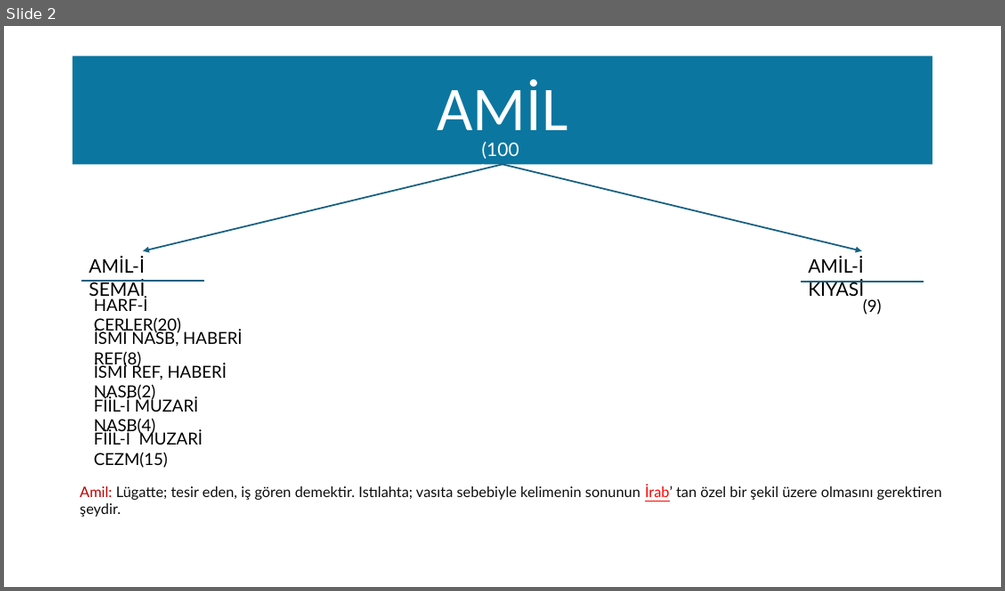
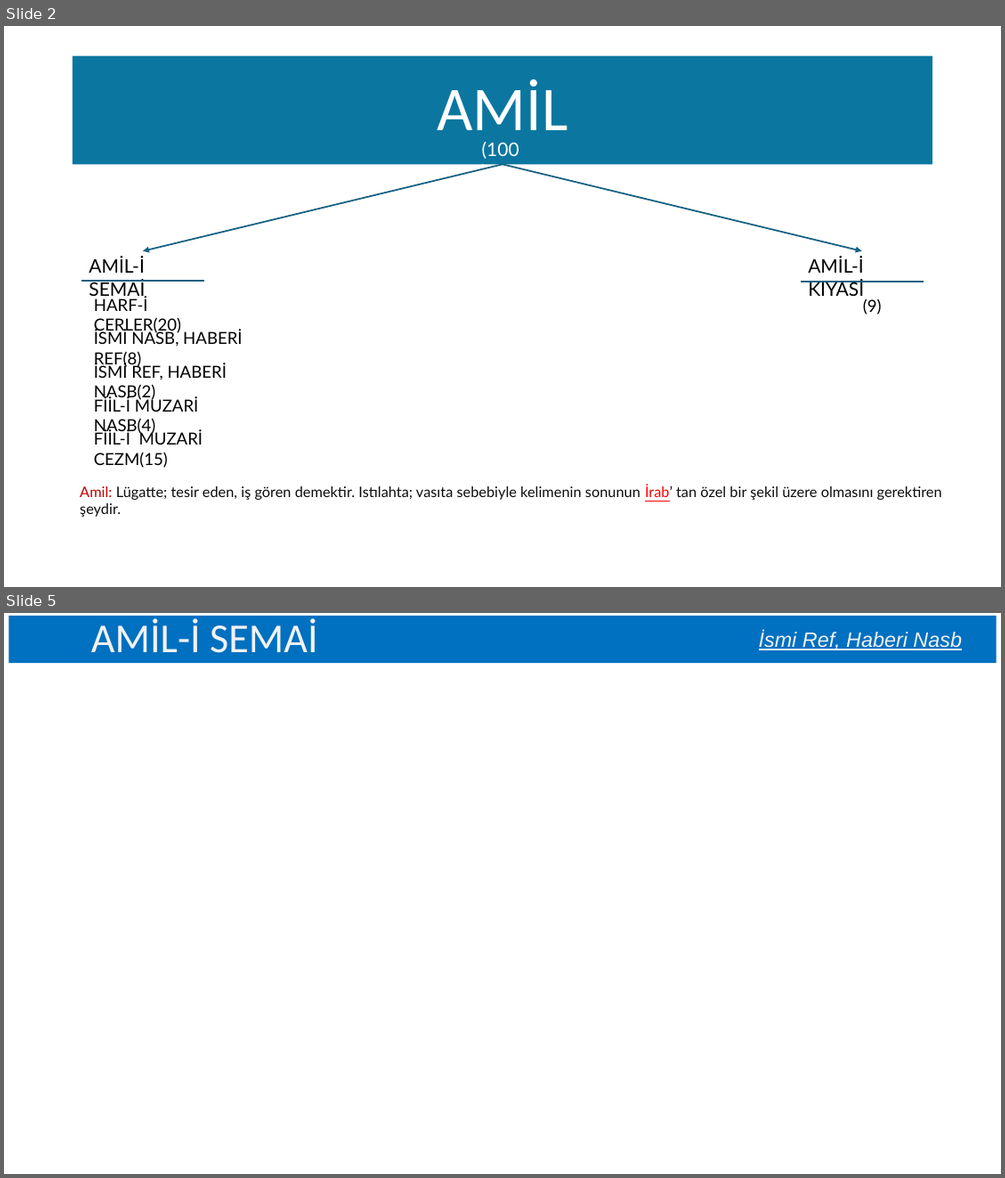
Before and after one commit to krmn-brc/islam, a slide deck: Nahiv/Avamil/Amil.pptx. Shown one above the other, each under a label of ours: slide 2 before the commit, slides 2 and 5 after it; the slides between them are not shown. The pictures are 1005x591 and 1005x1178 pixels, drawn with LibreOffice and Linux fonts; fonts in the diff are those of the drawing. Boxes give left, top, right and bottom in pixels: in the first picture for what was removed or moved away, otherwise in the second. Text is boxed around its words. In the diff, an @@ line names an element or a change of style, - is before the commit and + after.

```diff
--- a/Nahiv/Avamil/Amil.pptx
+++ b/Nahiv/Avamil/Amil.pptx
@@ slide 5 added at bbox=[4, 613, 1001, 1174], background #FFFFFF @@
@@ title added at bbox=[8, 616, 995, 662], fill #0070C0, 39.6 pt, text #F2F2F2 @@
+AMİL-İ SEMAİ
@@ text added at bbox=[759, 630, 962, 650], 20 pt, text #F2F2F2, italic, underline @@
+İsmi Ref, Haberi Nasb
```
Also in this commit, not shown: 1 slide changed, 1 other slide added.
